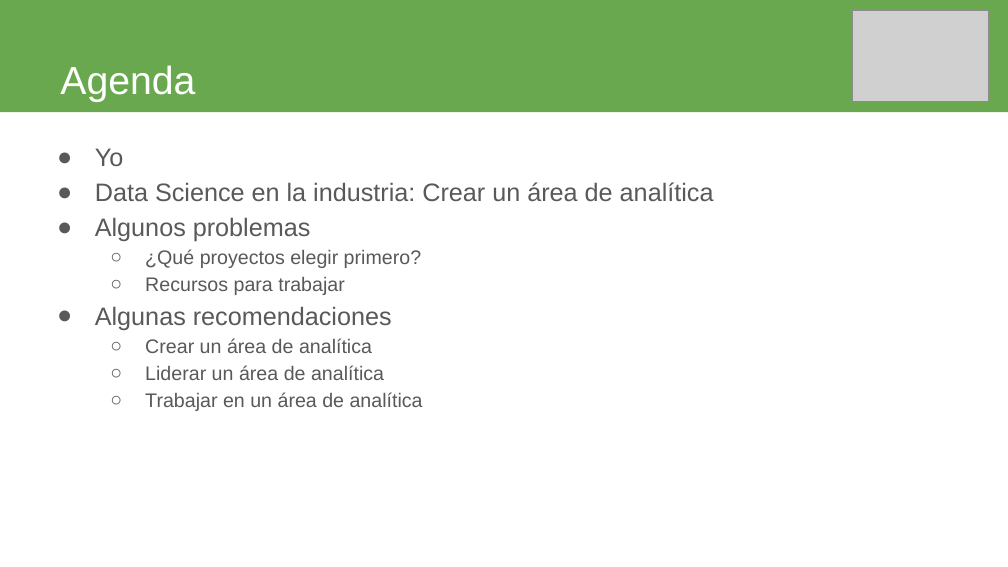
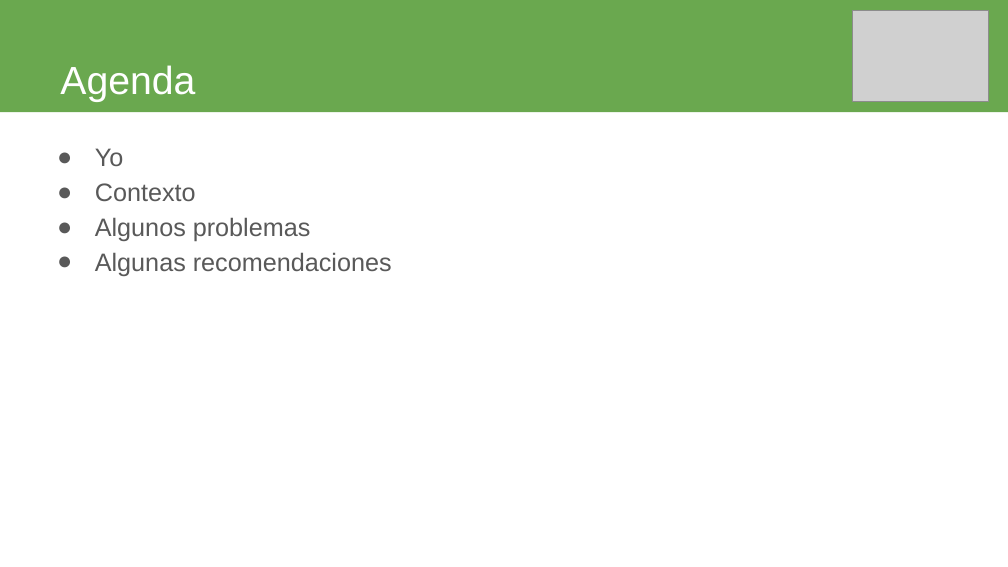
Before and after one commit to jbarbosat/mis-desmadres, a slide deck: slide 2 of presentaciones/wids-2019/presentacion.odp. Drawn at 1008x567 pixels with LibreOffice and Linux fonts; fonts in the diff are those of the drawing; grey boxes stand for pictures. Boxes give left, top, right and bottom in pixels: in the first picture for what was removed or moved away, otherwise in the second. Text is boxed around its words. In the diff, an @@ line names an element or a change of style, - is before the commit and + after.

```diff
--- a/presentaciones/wids-2019/presentacion.odp
+++ b/presentaciones/wids-2019/presentacion.odp
@@ text at (95, 183, 196, 201): text changed @@
-● Data Science en la industria: Crear un área de analítica
+● Contexto
@@ text at (145, 249, 421, 295): paragraphs removed @@
-  ○ ¿Qué proyectos elegir primero?
-  ○ Recursos para trabajar
@@ text at (145, 338, 423, 411): paragraphs removed @@
-  ○ Crear un área de analítica
-  ○ Liderar un área de analítica
-  ○ Trabajar en un área de analítica
```
Also in this commit, not shown: 8 other slides changed, 8 slides added, 3 slides removed.
